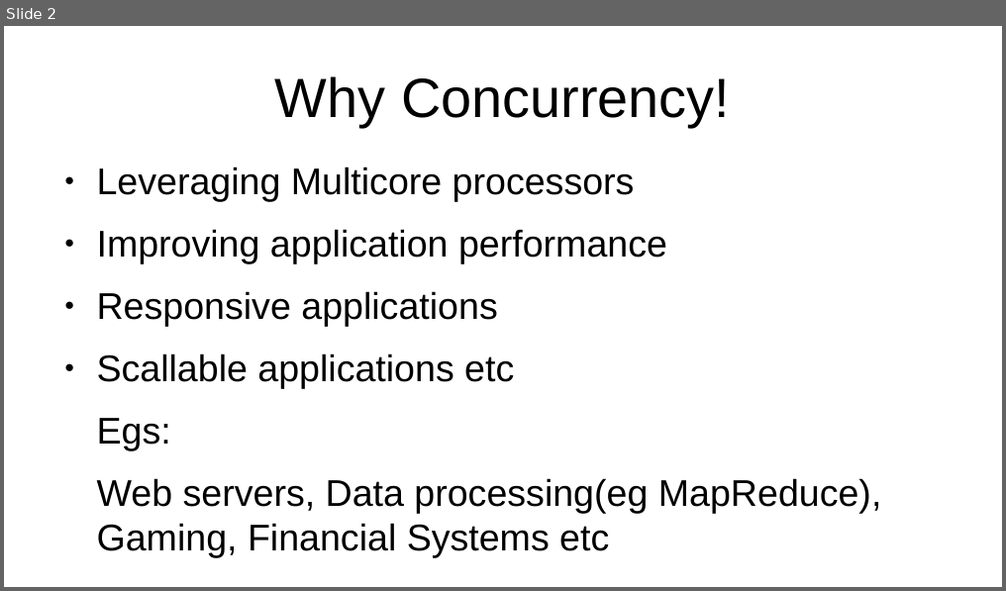
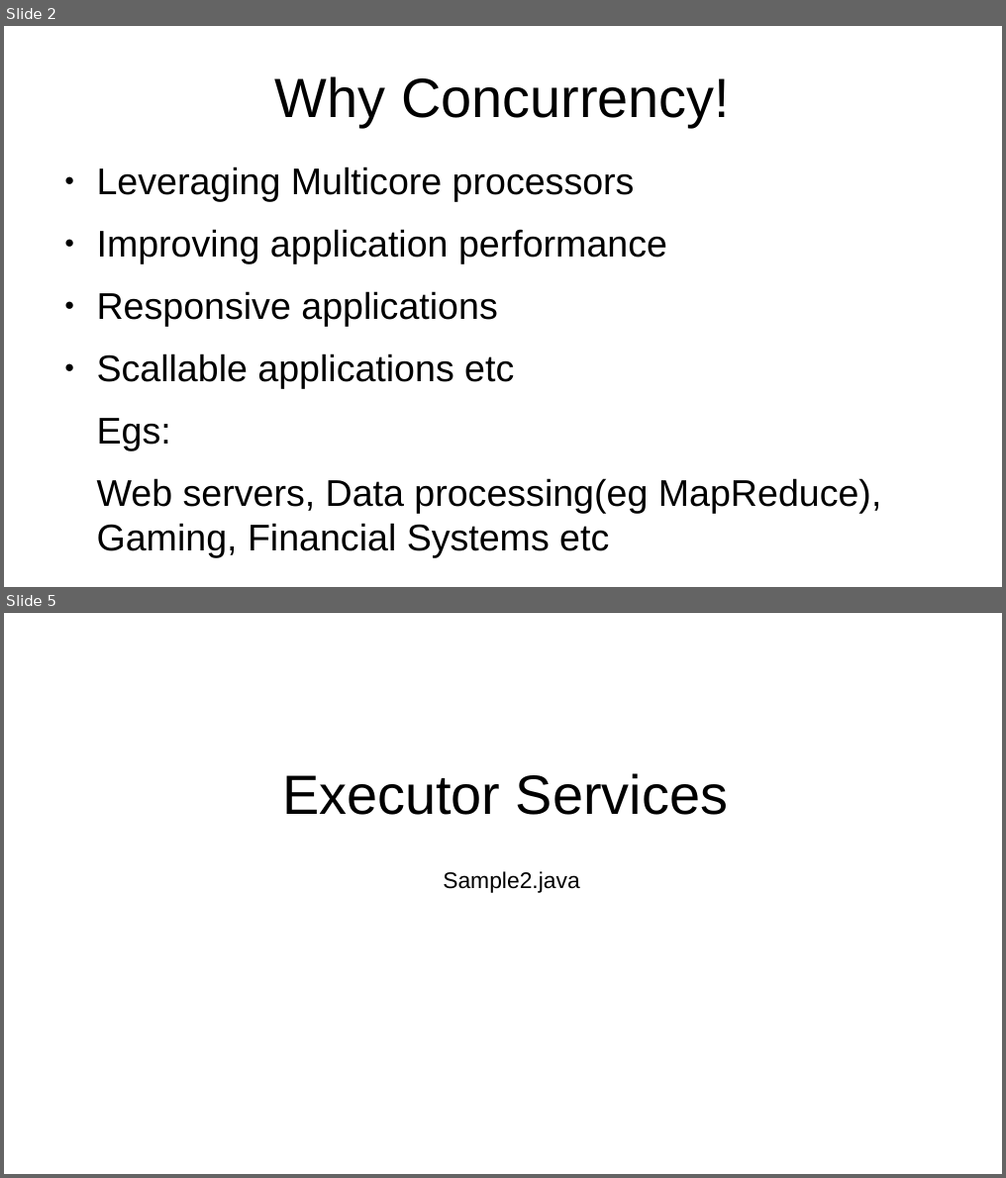
Before and after one commit to muchiri08/saf_concurency_prntn, a slide deck: JavaConcurrency.odp. Shown one above the other, each under a label of ours: slide 2 before the commit, slides 2 and 5 after it; the slides between them are not shown. The pictures are 1006x591 and 1006x1178 pixels, drawn with LibreOffice and Linux fonts; fonts in the diff are those of the drawing. Boxes give left, top, right and bottom in pixels: in the first picture for what was removed or moved away, otherwise in the second. Text is boxed around its words. In the diff, an @@ line names an element or a change of style, - is before the commit and + after.

```diff
--- a/JavaConcurrency.odp
+++ b/JavaConcurrency.odp
@@ slide 5 added at bbox=[4, 613, 1002, 1174], background #FFFFFF @@
@@ title added at bbox=[282, 773, 728, 815], 44 pt, text #000000 @@
+Executor Services
@@ text added at bbox=[443, 871, 579, 893], 18 pt, text #000000 @@
+Sample2.java
```
Also in this commit, not shown: 11 other slides added, 4 other files.
